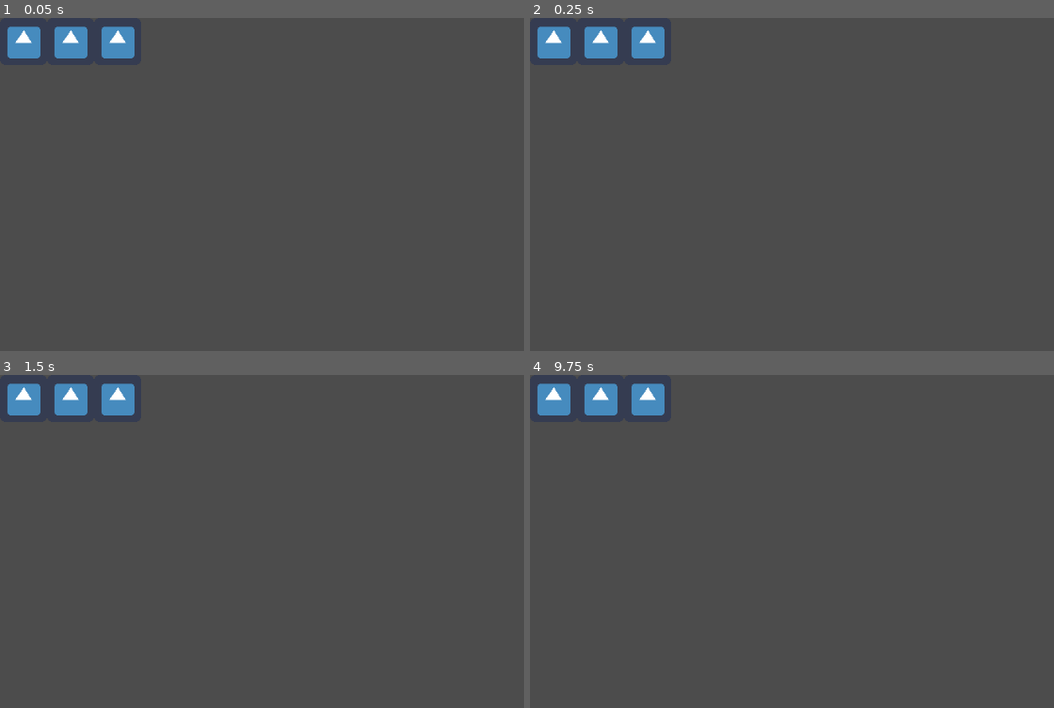
Above: before the commit, frames 1-4 (two rows, left to right).
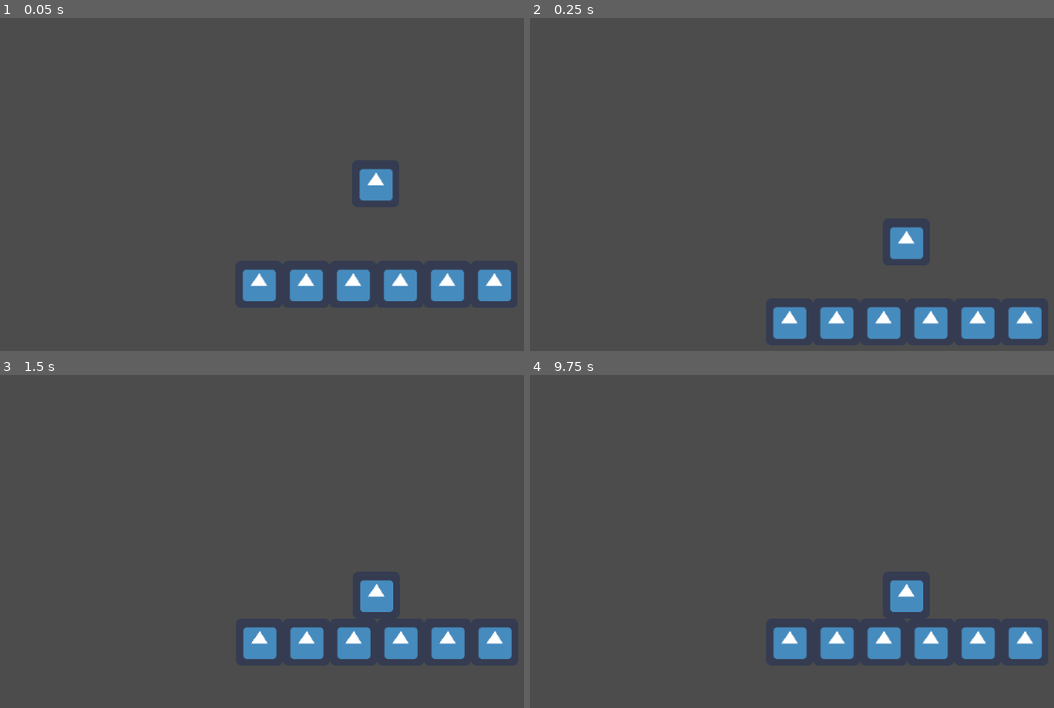
Above: after the commit, the same moments.

Repository: whyfren/CampfireJakarta
Game: Godot game, scene res://scenes/level/Level_Test.tscn
The game is run twice, just before and just after one commit, with the same random seed, the same clock (stepped at 60 frames per second) and the same inputs. Before the commit the project has no main scene; this scene is started directly in both runs. The engine's default icon, where the game draws it, is replaced by a stand-in: a white triangle on a blue panel in a dark square.
Inputs:
- Up to frame 1 (0.05 s): no input
- Up to frame 2 (0.25 s): no input
- Up to frame 3 (1.5 s): tap Enter at 1.25 s
- Up to frame 4 (9.75 s): tap Space at 2, 3.5, 5 s; tap Enter at 2.75, 4.25 s

The runs differ from the first frame. In frame 1, 6.1% of the frame differs, in the area x 1-98%, y 2-86%; in frame 2, 6.1%; in frame 3, 6.1%; in frame 4, 6.1%.

Commit message:
movement system

Diff:
--- a/autoload/GameManager.gd
+++ b/autoload/GameManager.gd
@@ -1,16 +1,40 @@
 extends Node
 
 
-# Declare member variables here. Examples:
-# var a = 2
-# var b = "text"
+# Declare variabel buat spawnpoint
+var player_scene = preload("res://scenes/player/Player.tscn")
+var player
+var current_spawn : PlayerSpawn
 
+# nyimpen parent nya player biar ga salah respawn
+var spawn_parent
 
-# Called when the node enters the scene tree for the first time.
-func _ready():
-	pass # Replace with function body.
+# buat ngetes autoload
+func test():
+	print("this is from auto load")
 
+# fungsi buat spawn/respawn player
+func player_spawn(parent):
+	# debug apakah player scene ada
+	if player_scene == null:
+		print("Player scene belum di assign di GameManager!")
+		return
+	# ngeset biar player lama dihapus, biar ga double nanti
+	if player:
+		player.queue_free()
+	# remember parent for respawns
+	spawn_parent = parent
+	print("player parent are: ", spawn_parent)
+	# spawn player lagi
+	player = player_scene.instance()
+	parent.add_child(player)
+	# nyamain posisi spawn player sama posisi player spawn
+	if current_spawn:
+		player.global_position = current_spawn.global_position
+	print("player instance:", player)
 
-# Called every frame. 'delta' is the elapsed time since the previous frame.
-#func _process(delta):
-#	pass
+# fungsi buat player mati
+func player_died():
+	print("dead fuction active")
+	print("the spawn parent when die are: ", spawn_parent)
+	player_spawn(spawn_parent)  # reuse the stored parent
--- a/project.godot
+++ b/project.godot
@@ -8,9 +8,20 @@
 
 config_version=4
 
+_global_script_classes=[ {
+"base": "Node2D",
+"class": "PlayerSpawn",
+"language": "GDScript",
+"path": "res://script/system/Spawn_Player.gd"
+} ]
+_global_script_class_icons={
+"PlayerSpawn": ""
+}
+
 [application]
 
 config/name="Campfire_Jakarta"
+run/main_scene="res://scenes/level/Level_Test.tscn"
 config/icon="res://assets/icon.png"
 
 [autoload]
--- /dev/null
+++ b/scenes/World.tscn
@@ -0,0 +1,7 @@
+[gd_scene load_steps=2 format=2]
+
+[ext_resource path="res://scenes/level/Level_Test.tscn" type="PackedScene" id=1]
+
+[node name="World" type="Node2D"]
+
+[node name="Level_Test" parent="." instance=ExtResource( 1 )]
--- a/scenes/level/Level_Test.tscn
+++ b/scenes/level/Level_Test.tscn
@@ -1,7 +1,11 @@
-[gd_scene load_steps=4 format=2]
+[gd_scene load_steps=6 format=2]
 
 [ext_resource path="res://script/level/Level_Test.gd" type="Script" id=1]
 [ext_resource path="res://assets/icon.png" type="Texture" id=2]
+[ext_resource path="res://scenes/system/Spawn_Player.tscn" type="PackedScene" id=3]
+
+[sub_resource type="ConvexPolygonShape2D" id=2]
+points = PoolVector2Array( 64, 64, 0, 64, 0, 0, 64, 0 )
 
 [sub_resource type="TileSet" id=1]
 0/name = "icon.png 0"
@@ -14,9 +18,16 @@
 0/navigation_offset = Vector2( 0, 0 )
 0/shape_offset = Vector2( 0, 0 )
 0/shape_transform = Transform2D( 1, 0, 0, 1, 0, 0 )
+0/shape = SubResource( 2 )
 0/shape_one_way = false
-0/shape_one_way_margin = 0.0
-0/shapes = [  ]
+0/shape_one_way_margin = 1.0
+0/shapes = [ {
+"autotile_coord": Vector2( 0, 0 ),
+"one_way": false,
+"one_way_margin": 1.0,
+"shape": SubResource( 2 ),
+"shape_transform": Transform2D( 1, 0, 0, 1, 0, 0 )
+} ]
 0/z_index = 0
 
 [node name="Level_Test" type="Node2D"]
@@ -26,3 +37,6 @@
 tile_set = SubResource( 1 )
 format = 1
 tile_data = PoolIntArray( 65533, 0, 0, 65534, 0, 0, 65535, 0, 0, 0, 0, 0, 1, 0, 0, 2, 0, 0 )
+
+[node name="Spawn_Point" parent="." instance=ExtResource( 3 )]
+position = Vector2( -1, -106 )
--- a/scenes/player/Player.tscn
+++ b/scenes/player/Player.tscn
@@ -1,14 +1,20 @@
-[gd_scene load_steps=3 format=2]
+[gd_scene load_steps=4 format=2]
 
 [ext_resource path="res://assets/icon.png" type="Texture" id=1]
+[ext_resource path="res://script/player/Player.gd" type="Script" id=2]
 
 [sub_resource type="CircleShape2D" id=1]
 radius = 32.0
 
 [node name="Player" type="KinematicBody2D"]
+script = ExtResource( 2 )
 
 [node name="Sprite" type="Sprite" parent="."]
 texture = ExtResource( 1 )
 
 [node name="CollisionShape2D" type="CollisionShape2D" parent="."]
 shape = SubResource( 1 )
+
+[node name="Camera2D" type="Camera2D" parent="."]
+current = true
+smoothing_enabled = true
--- a/scenes/system/Spawn_Player.tscn
+++ b/scenes/system/Spawn_Player.tscn
@@ -1,3 +1,6 @@
-[gd_scene format=2]
+[gd_scene load_steps=2 format=2]
+
+[ext_resource path="res://script/system/Spawn_Player.gd" type="Script" id=1]
 
 [node name="Spawn_Point" type="Node2D"]
+script = ExtResource( 1 )
--- a/script/level/Level_Test.gd
+++ b/script/level/Level_Test.gd
@@ -1,16 +1,6 @@
 extends Node2D
-
-
-# Declare member variables here. Examples:
-# var a = 2
-# var b = "text"
-
 
 # Called when the node enters the scene tree for the first time.
 func _ready():
-	pass # Replace with function body.
-
-
-# Called every frame. 'delta' is the elapsed time since the previous frame.
-#func _process(delta):
-#	pass
+	# manggil fungsi biar player spawn
+	GameManager.player_spawn(self)
--- /dev/null
+++ b/script/player/Player.gd
@@ -0,0 +1,31 @@
+extends KinematicBody2D
+
+export var speed = 400
+export var gravity = 1000
+export var jump_force = -400
+
+var velocity = Vector2.ZERO
+var UP = Vector2.UP # Arah atas untuk fungsi move_and_slide
+
+func _ready():
+	pass
+
+func _physics_process(delta):
+	# 1. Gravitasi
+	velocity.y += gravity * delta
+
+	# 2. Input Horizontal
+	var direction = 0
+	if Input.is_action_pressed("maju"):
+		direction += 1
+	if Input.is_action_pressed("mundur"):
+		direction -= 1
+
+	velocity.x = direction * speed
+
+	# 3. Melompat
+	if is_on_floor() and Input.is_action_just_pressed("lompat"):
+		velocity.y = jump_force
+
+	# 4. Pergerakan & Tabrakan (Penting: move_and_slide di Godot 3 butuh arah UP)
+	velocity = move_and_slide(velocity, UP)
--- a/script/system/Spawn_Player.gd
+++ b/script/system/Spawn_Player.gd
@@ -1,16 +1,8 @@
 extends Node2D
 
+# declare class name biar gampang dicar di GameManager.gd
+class_name PlayerSpawn
 
-# Declare member variables here. Examples:
-# var a = 2
-# var b = "text"
-
-
-# Called when the node enters the scene tree for the first time.
+# dclare current spawn biar pas respawn, player tetep diplayer spawn
 func _ready():
-	pass # Replace with function body.
-
-
-# Called every frame. 'delta' is the elapsed time since the previous frame.
-#func _process(delta):
-#	pass
+	GameManager.current_spawn = self
